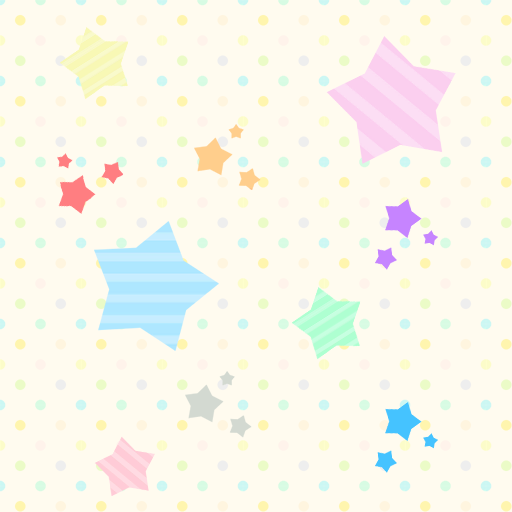
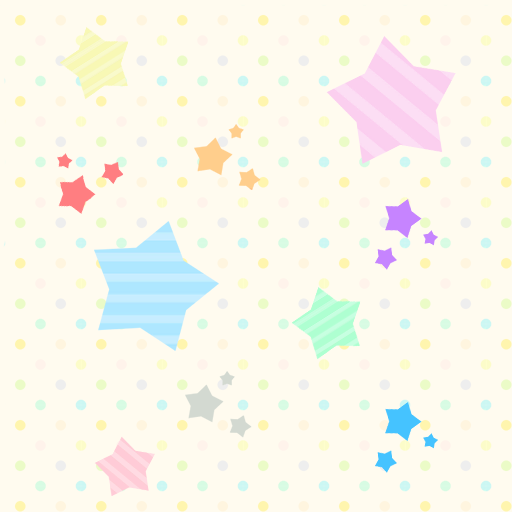
Comparing the layer stacks of the two 512px x 512px images. Changes:
painted on "레이어 1" over [0, 0, 492, 492]
